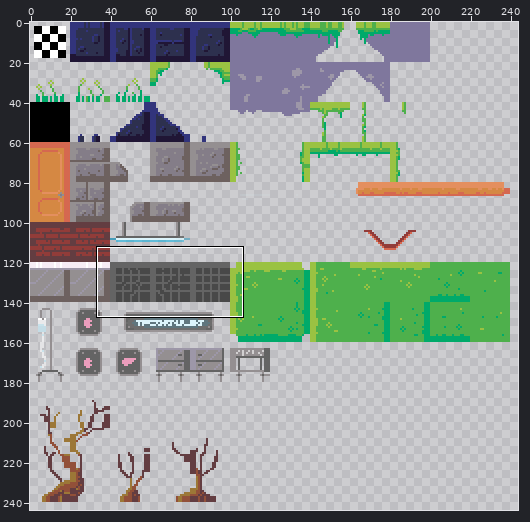
Sprite sheet: tilesets/tsRoomBG/output_tileset.png. The picture above shows the old version from afar; the outline marks the close-up.
Close-up. The starting point:
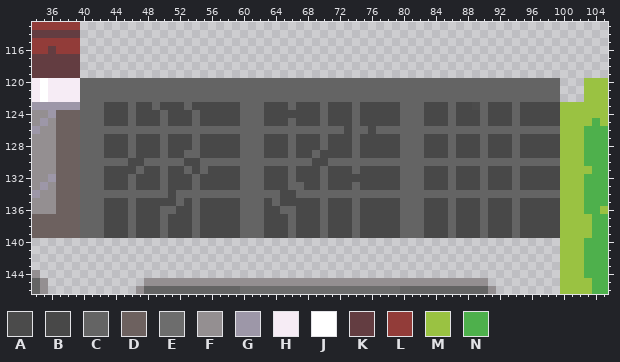
The file is 320x320 pixels. Pixels under 10% opacity are left out. Colours within 5 levels of each other are drawn and written as one. Shown: x 34..105, y 113..146. The wide view leaves out empty margins.
Palette (. is transparent): A #484848f9  B #484848  C #646464  D #6d615f  E #6d6d6d  F #948f91  G #9d97a8  H #f6ecf5  J #ffffff  K #633d41  L #923c39  M #9ac242  N #4eb04c
Pixels before (only the part around the change), first column x 34:
115 LLLLLL..................................................................
116 LLKLLL..................................................................
117 KKKKKK..................................................................
118 KKKKKK..................................................................
119 KKKKKK..................................................................
120 HJHHHHCCCCCCCCCCCCCCCCCCCCCCCCCCCCCCCCCCCCCCCCCCCCCCCCCCCCCCCCCCCC...MMM
121 HJHHHHCCCCCCCCCCCCCCCCCCCCCCCCCCCCCCCCCCCCCCCCCCCCCCCCCCCCCCCCCCCC...MMM
122 HJHHHHCCCCCCCCCCCCCCCCCCCCCCCCCCCCCCCCCCCCCCCCCCCCCCCCCCCCCCCCCCCC...MMM
123 GGGGGGCCCBBBCBBCBBBCBBBBBBCCCBBBCBBBCBBBCBBBBBCCCBBBCBBACBBBCBBBBBMMMMMM
124 FFGDDDCCCBBBCBBBCBBBCBBBBBCCCBBBBBBBCBBBCBBBBBCCCBBBCBBBCBBBCBBBBBMMMMMM
125 FGFDDDCCCBBBCBBBCBBBCBBBBBCCCBBBCBBBCBBBCBBBBBCCCBBBCBBBCBBBCBBBBBMMMMNM
126 GFFDDDCCCCCCCCCCCCCCCCCCCCCCCCCCCCCCCCCBCCBCCCCCCCCCCCCCCCCCCCCCCCMMMNNN
127 FFFDDDCCCBBBCBBBCBBBCBBBBBCCCBBBCBBBCBBBCBBBBBCCCBBBCBBBCBBBCBBBBBMMMNNN
128 FFFDDDCCCBBBCBBBCBBBCBBBBBCCCBBBCBBBCBBBCBBBBBCCCBBBCBBBCBBBCBBBBBMMMNNN
129 FFFDDDCCCBBBCBBBCBBCCBBBBBCCCBBBCBBCBBBBCBBBBBCCCBBBCBBBCBBBCBBBBBMMMNNN
130 FFFDDDCCCCCCBBCCCCCBBCCCCCCCCCCCCCCBBCCCCCCCCCCCCCCCCCCCCCCCCCCCCCMMMNNN
131 FFFDDDCCCBBBBCBBCBBCBCBBBBCCCBBBCBBBCBBBCBBBBBCCCBBBCBBBCBBBCBBBBBMMMMNN
132 FFGDDDCCCBBBCBBBCBBBCBBBBBCCCBBBCBBBCBBBBBBBBBCCCBBBCBBBCBBBCBBBBBMMMNNN
133 FGFDDDCCCBBBCBBBCBBBCBBBBBCCCBBBCCBBCBBBCBBBBBCCCBBBCBBBCBBBCBBBBBMMMNNN
134 GFFDDDCCCCCCCCCCCBCCCCCCCCCCCCCBBCCCCCCCCCCCCCCCCCCCCCCCCCCCCCCCCCMMMNNN
135 FFFDDDCCCBBBCBBBBBCBCBBBBBCCCBCBBBBBCBBBCBBBBBCCCBBBCBBBCBBBCBBBBBMMMNNN
136 FFFDDDCCCBBBCBBBCCBBCBBBBBCCCBBCCBBBCBBBCBBBBBCCCBBBCBBBCBBBCBBBBBMMMNNM
137 DDDDDDCCCBBBCBBBCBBBCBBBBBCCCBBBCBBBCBBBCBBBBBCCCBBBCBBBCBBBCBBBBBMMMMNN
138 DDDDDDCCCBBBCBBBCBBBCBBBBBCCCBBBCBBBCBBBCBBBBBCCCBBBCBBBCBBBCBBBBBMMMMNN
139 DDDDDDCCCBBBCBBBCBBBCBBBBBCCCBBBCBBBCBBBCBBBBBCCCBBBCBBBCBBBCBBBBBMMMMNN
140 ..................................................................MMMNNN
141 ..................................................................MMMNNN
142 ..................................................................MMMNNN
143 ..................................................................MMMNNN
144 F.................................................................MMMNNN
145 CF............FFFFFFFFFFFFFFFFFFFFFFFFFFFFFFFFFFFFFFFFFFF.........MMMMNN
146 CF...........FCCCCCCCCCCCCEEEEEEEEEEEEEEEEEEEECCCCCCCCCCCF........MMMMNN
Now the later version:
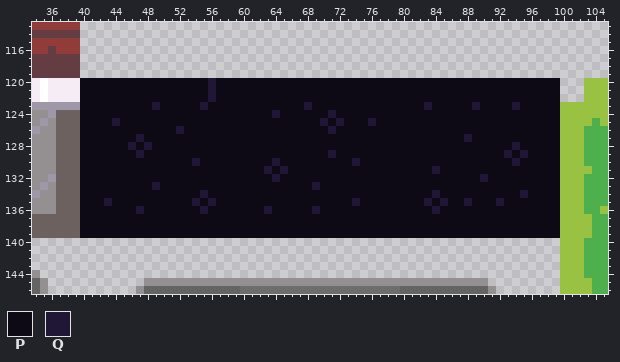
Colours new in this view: P #0d0915  Q #201635
Changes in this commit:
y 120..122: x 40..99 CCCCCCCCCCCCCCCCCCCCCCCCCCCCCCCCCCCCCCCCCCCCCCCCCCCCCCCCCCCC -> PPPPPPPPPPPPPPPPQPPPPPPPPPPPPPPPPPPPPPPPPPPPPPPPPPPPPPPPPPPP
y 123: x 40..99 CCCBBBCBBCBBBCBBBBBBCCCBBBCBBBCBBBCBBBBBCCCBBBCBBACBBBCBBBBB -> PPPPPPPPPQPPPPPQPPPPPPPPPPPPQPPPPPPPPPPPPPPQPPPPPQPPPPQPPPPP
y 124: x 40..99 CCCBBBCBBBCBBBCBBBBBCCCBBBBBBBCBBBCBBBBBCCCBBBCBBBCBBBCBBBBB -> PPPPPPPPPPPPPPPPPPPPPPPPQPPPPPPQPPPPPPPPPPPPPPPPPPPPPPPPPPPP
y 125: x 40..99 CCCBBBCBBBCBBBCBBBBBCCCBBBCBBBCBBBCBBBBBCCCBBBCBBBCBBBCBBBBB -> PPPPQPPPPPPPPPPPPPPPPPPPPPPPPPQPQPPPQPPPPPPPPPPPPPPPPPPPPPPP
y 126: x 40..99 CCCCCCCCCCCCCCCCCCCCCCCCCCCCCCCCCBCCBCCCCCCCCCCCCCCCCCCCCCCC -> PPPPPPPPPPPPQPPPPPPPPPPPPPPPPPPQPPPPPPPPPPPPPPPPPPPPPPPPPPPP
y 127: x 40..99 CCCBBBCBBBCBBBCBBBBBCCCBBBCBBBCBBBCBBBBBCCCBBBCBBBCBBBCBBBBB -> PPPPPPPQPPPPPPPPPPPPPPPPPPPPPPPPPPPPPPPPPPPPPPPPQPPPPPPPPPPP
y 128: x 40..99 CCCBBBCBBBCBBBCBBBBBCCCBBBCBBBCBBBCBBBBBCCCBBBCBBBCBBBCBBBBB -> PPPPPPQPQPPPPPPPPPPPPPPPPPPPPPPPPPPPPPPPPPPPPPPPPPPPPPQPPPPP
y 129: x 40..99 CCCBBBCBBBCBBCCBBBBBCCCBBBCBBCBBBBCBBBBBCCCBBBCBBBCBBBCBBBBB -> PPPPPPPQPPPPPPPPPPPPPPPPPPPPPPPQPPPPPPPPPPPPPPPPPPPPPQPQPPPP
y 130: x 40..99 CCCCCCBBCCCCCBBCCCCCCCCCCCCCCBBCCCCCCCCCCCCCCCCCCCCCCCCCCCCC -> PPPPPPPPPPPPPPQPPPPPPPPPQPPPPPPPPPQPPPPPPPPPPPPPPPPPPPQPPPPP
y 131: x 40..99 CCCBBBBCBBCBBCBCBBBBCCCBBBCBBBCBBBCBBBBBCCCBBBCBBBCBBBCBBBBB -> PPPPPPPPPPPPPPPPPPPPPPPQPQPPPPPPPPPPPPPPPPPPQPPPPPPPPPPPPPPP
y 132: x 40..99 CCCBBBCBBBCBBBCBBBBBCCCBBBCBBBCBBBBBBBBBCCCBBBCBBBCBBBCBBBBB -> PPPPPPPPPPPPPPPPPPPPPPPPQPPPPPPPPPPPPPPPPPPPPPPPPPQPPPPPPPPP
y 133: x 40..99 CCCBBBCBBBCBBBCBBBBBCCCBBBCCBBCBBBCBBBBBCCCBBBCBBBCBBBCBBBBB -> PPPPPPPPPQPPPPPPPPPPPPPPPPPPPQPPPPPPPPPPPPPPPPPPPPPPPPPPPPPP
y 134: x 40..99 CCCCCCCCCCCBCCCCCCCCCCCCCBBCCCCCCCCCCCCCCCCCCCCCCCCCCCCCCCCC -> PPPPPPPPPPPPPPPQPPPPPPPPPPPPPPPPPPPPPPPPPPPPQPPPPPPPPPPQPPPP
y 135: x 40..99 CCCBBBCBBBBBCBCBBBBBCCCBCBBBBBCBBBCBBBBBCCCBBBCBBBCBBBCBBBBB -> PPPQPPPPPPPPPPQPQPPPPPPPPPPPPPPPPPQPPPPPPPPQPQPPQPPPQPPPPPPP
y 136: x 40..99 CCCBBBCBBBCCBBCBBBBBCCCBBCCBBBCBBBCBBBBBCCCBBBCBBBCBBBCBBBBB -> PPPPPPPQPPPPPPPQPPPPPPPQPPPPPQPPPPPPPPPPPPPPQPPPPPPPPPPPPPPP
y 137..139: x 40..99 CCCBBBCBBBCBBBCBBBBBCCCBBBCBBBCBBBCBBBBBCCCBBBCBBBCBBBCBBBBB -> PPPPPPPPPPPPPPPPPPPPPPPPPPPPPPPPPPPPPPPPPPPPPPPPPPPPPPPPPPPP
